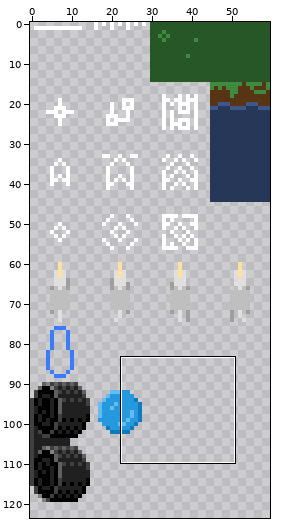
Edited in one commit: pixel-art file (src/sprites.aseprite). The first picture is a wide view before the edit; the outline marks the close-up.
Close-up. First the earlier version:
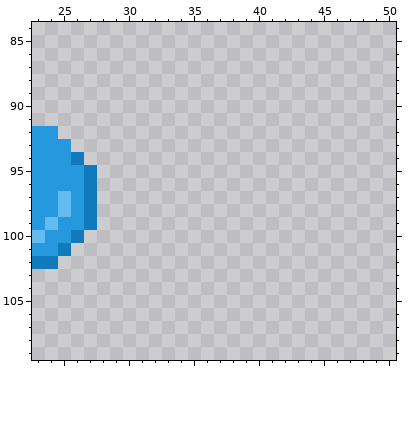
60x150 pixels, 1 frame. Shown: x 23..50, y 84..109. The wide view leaves out empty margins.
The same view after the edit:
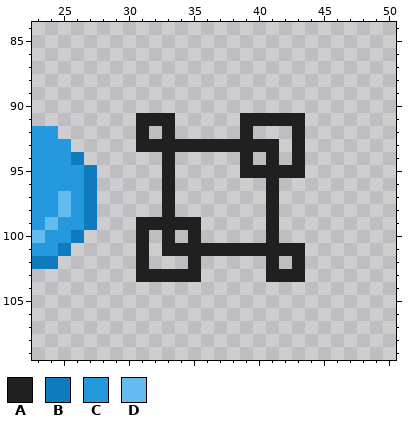
Palette (. is transparent): A #202020  B #107bbc  C #2698dd  D #64bbf0
The edit:
Layer "Layer 1":
y 91: x 31..33 ... -> AAA; x 39..43 ..... -> AAAAA
y 92: x 31 . -> A; x 33 . -> A; x 39 . -> A; x 43 . -> A
y 93: x 31..41 ........... -> AAAAAAAAAAA; x 43 . -> A
y 94: x 33 . -> A; x 39 . -> A; x 41 . -> A; x 43 . -> A
y 95: x 33 . -> A; x 39..43 ..... -> AAAAA
y 96..98: x 33 . -> A; x 41 . -> A
y 99: x 31..35 ..... -> AAAAA; x 41 . -> A
y 100: x 31 . -> A; x 33 . -> A; x 35 . -> A; x 41 . -> A
y 101: x 31 . -> A; x 33..43 ........... -> AAAAAAAAAAA
y 102: x 31 . -> A; x 35 . -> A; x 41 . -> A; x 43 . -> A
y 103: x 31..35 ..... -> AAAAA; x 41..43 ... -> AAA
Boxes around the changes in both close-ups, in picture pixels (x1, y1, x2, y2):
added: (136, 113, 305, 282)
